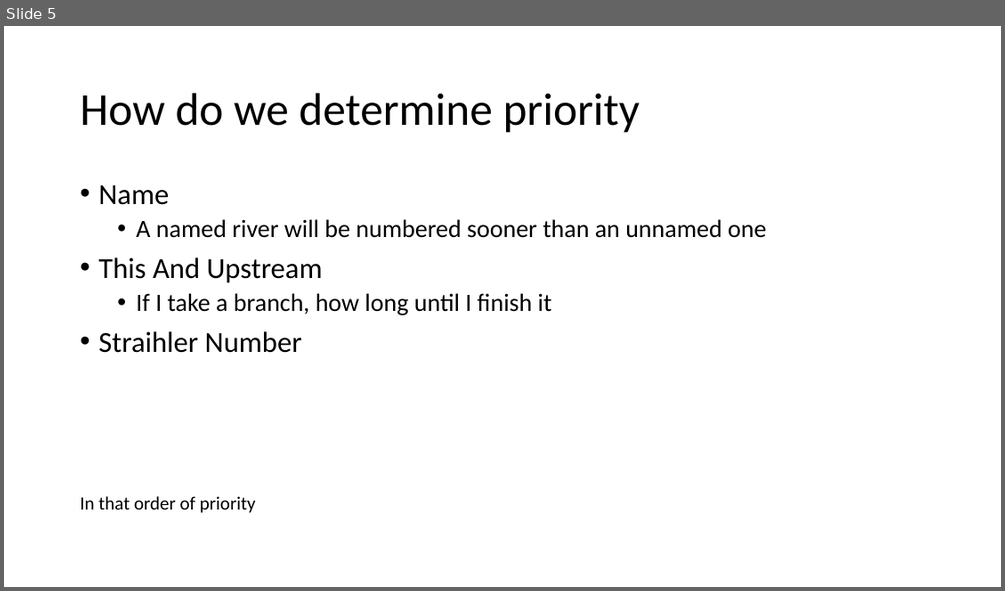
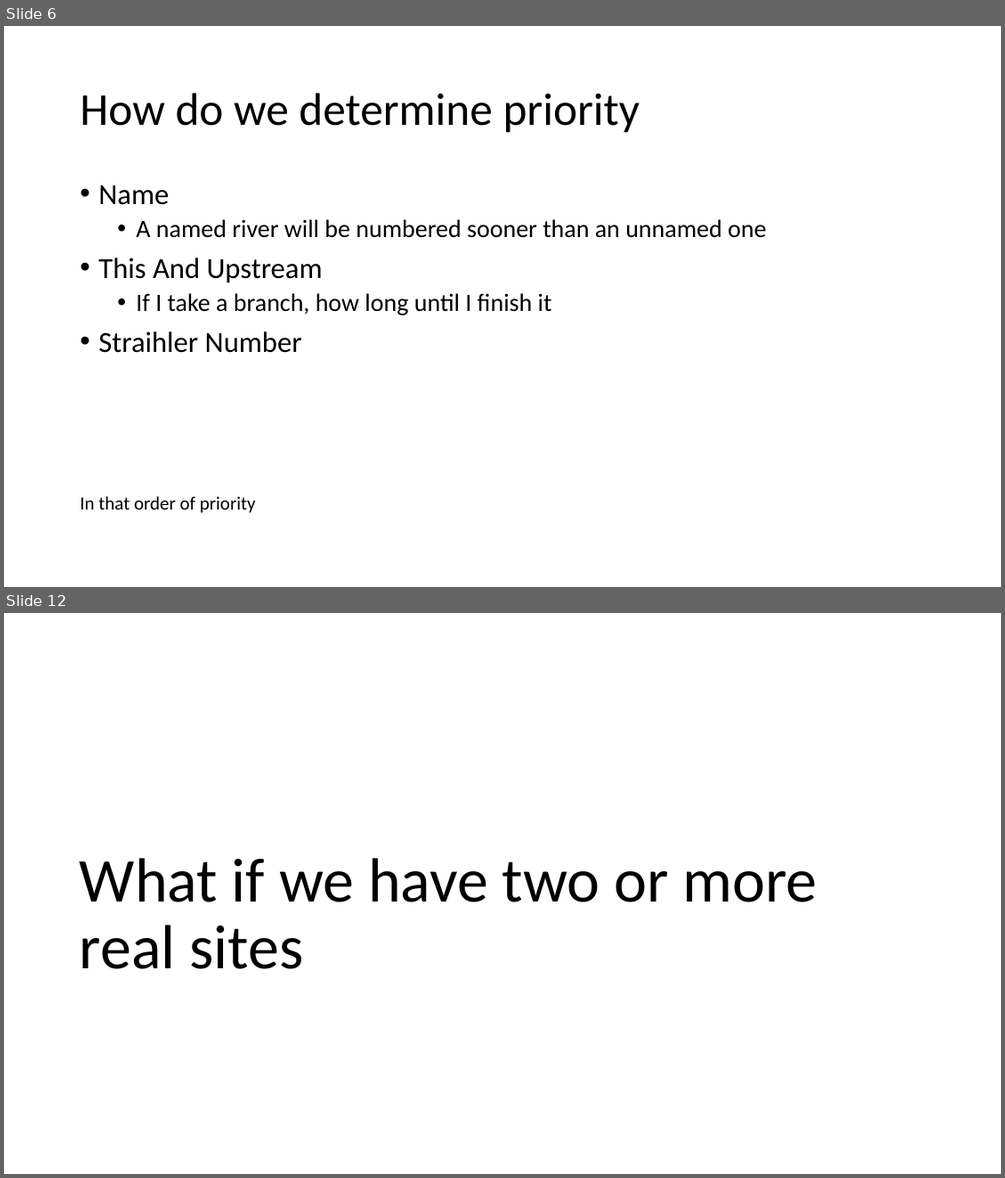
Before and after one commit to marsmith/Site-Maker-Back-End, a slide deck: Presentation.pptx. Shown one above the other, each under a label of ours: slide 5 before the commit, slides 6 and 12 after it; the slides between them are not shown. The pictures are 1005x591 and 1005x1178 pixels, drawn with LibreOffice and Linux fonts; fonts in the diff are those of the drawing. Boxes give left, top, right and bottom in pixels: in the first picture for what was removed or moved away, otherwise in the second. Text is boxed around its words. In the diff, an @@ line names an element or a change of style, - is before the commit and + after.

```diff
--- a/Presentation.pptx
+++ b/Presentation.pptx
@@ slide 12 added at [4, 613, 1001, 1174], background #FFFFFF @@
@@ title added at [80, 858, 817, 969], 60 pt, text #000000 @@
+What if we have two or more real sites
@@ what was slide 5 is now slide 6 @@
```
Also in this commit, not shown: 2 slides changed, 11 other slides added, 1 slide removed, 7 other files.
